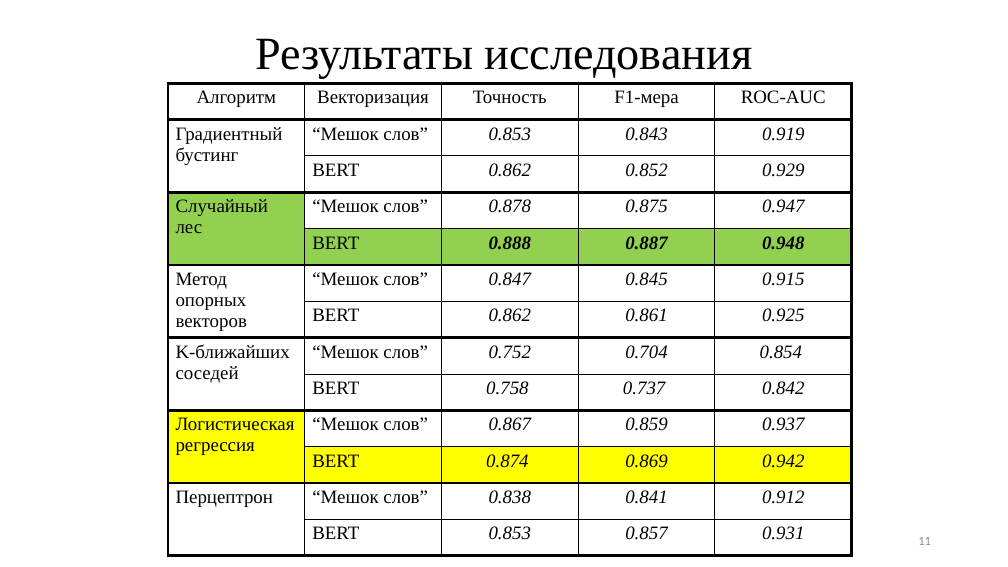
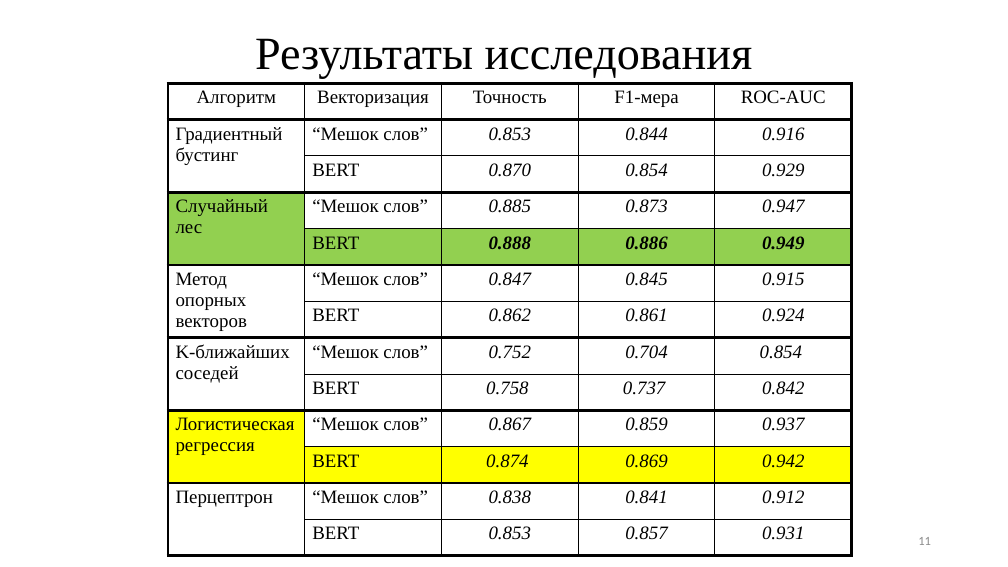
Before and after one commit to TheSawIsTheLaw/iWannaKillMyself, a slide deck: slide 11 of fuckingStarts/iHatePresentations/presentation.pptx. Drawn at 1008x567 pixels with LibreOffice and Linux fonts; fonts in the diff are those of the drawing. Boxes give left, top, right and bottom in pixels: in the first picture for what was removed or moved away, otherwise in the second. Text is boxed around its words. In the diff, an @@ line names an element or a change of style, - is before the commit and + after.

```diff
--- a/fuckingStarts/iHatePresentations/presentation.pptx
+++ b/fuckingStarts/iHatePresentations/presentation.pptx
@@ table at (x1=168, y1=83, x2=852, y2=559) @@
-row 2, column 4: 0.843
+row 2, column 4: 0.844
-row 2, column 5: 0.919
+row 2, column 5: 0.916
-row 3, column 3: 0.862
+row 3, column 3: 0.870
-row 3, column 4: 0.852
+row 3, column 4: 0.854
-row 4, column 3: 0.878
+row 4, column 3: 0.885
-row 4, column 4: 0.875
+row 4, column 4: 0.873
-row 5, column 4: 0.887
+row 5, column 4: 0.886
-row 5, column 5: 0.948
+row 5, column 5: 0.949
-row 7, column 5: 0.925
+row 7, column 5: 0.924
```
Also in this commit, not shown: 7 other slides changed, 14 other files.
